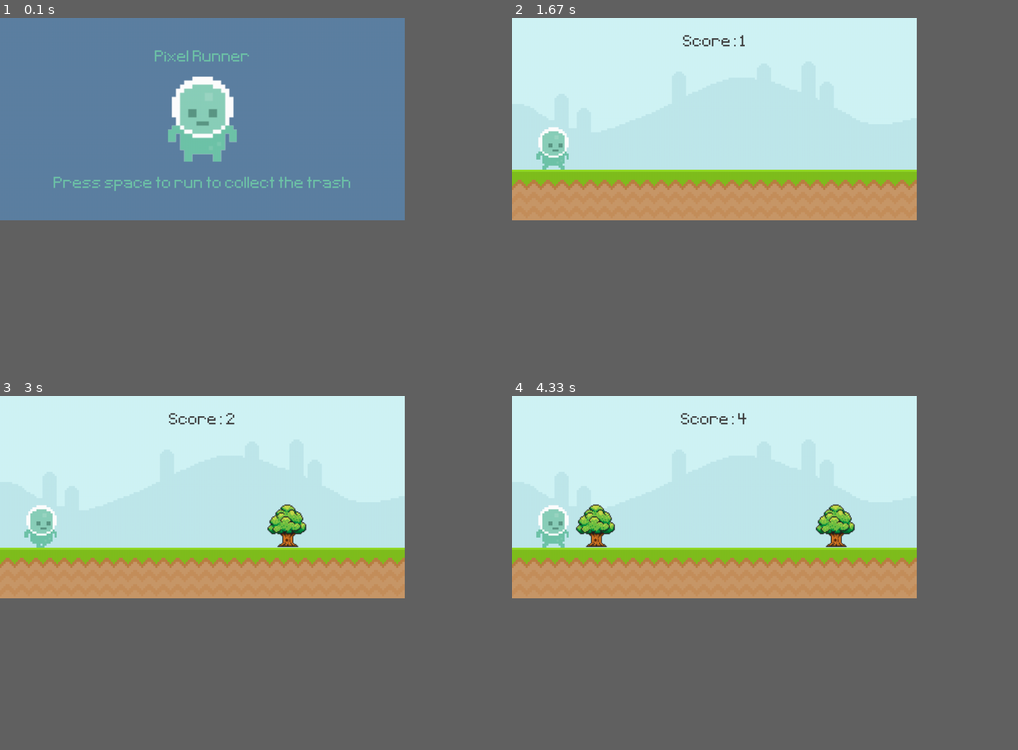
Above: before the commit, frames 1-4 (two rows, left to right).
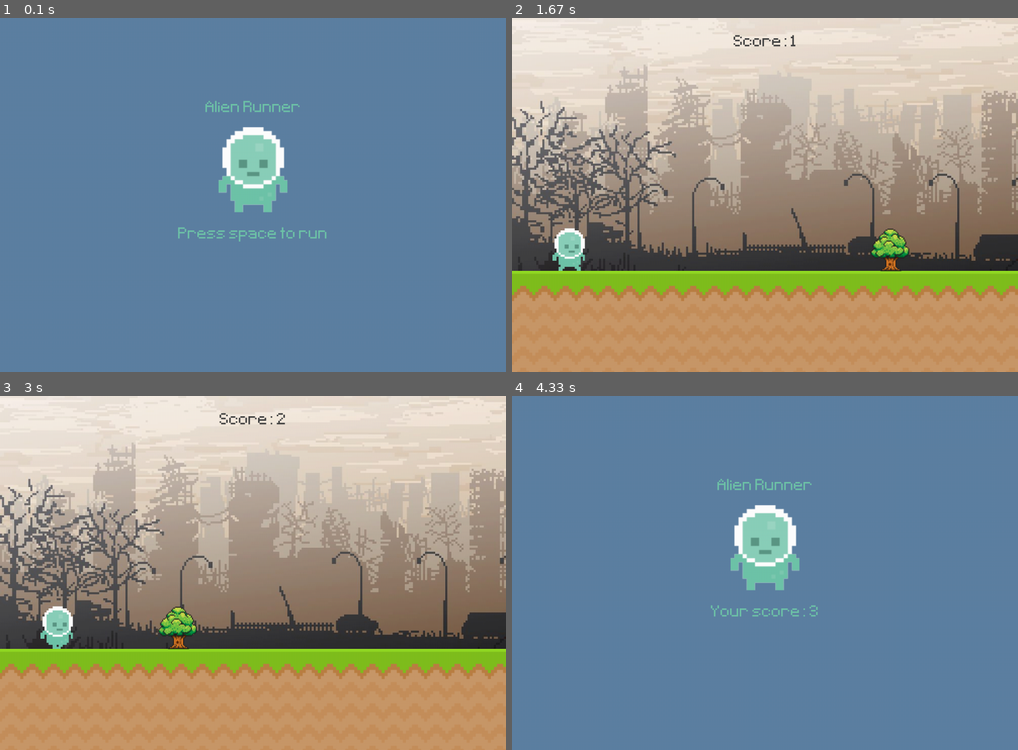
Above: after the commit, the same moments.

Repository: Angelly234/The4Inone-
Game: pygame game, started from runner_class_only.py
The game is run twice, just before and just after one commit, with the same random seed, the same clock (stepped at 60 frames per second) and the same inputs.
Inputs:
- Up to frame 1 (0.1 s): no input
- Up to frame 2 (1.67 s): tap Space at 0.33 s
- Up to frame 3 (3 s): no input
- Up to frame 4 (4.33 s): tap Space at 3.17 s
In our replay, the window is 720x360 before the commit and 900x630 after it. These sizes can differ from the game's own. Grey fills any space a smaller window leaves; there, only what the larger window draws over its background counts as a difference.

The runs differ from the first frame. In frame 1, 5.8% of the frame differs, in the area x 10-70%, y 9-64%; in frame 2, 78%, in the area x 0-100%, y 0-80%; in frame 3, 78%; in frame 4, 46%.

Commit message:
change in runner_class

Diff:
--- a/runner_class_only.py
+++ b/runner_class_only.py
@@ -12,7 +12,10 @@
 		self.player_jump = pygame.image.load('graphics/player/jump.png').convert_alpha()
 
 		self.image = self.player_walk[self.player_index]
-		self.rect = self.image.get_rect(midbottom = (80,300))
+		self.rect = self.image.get_rect(topleft = (80,500)) #80,300
+		self.is_jumping = False
+
+
 		self.gravity = 0
 
 		self.jump_sound = pygame.mixer.Sound('audio/jump.mp3')
@@ -20,18 +23,19 @@
 
 	def player_input(self):
 		keys = pygame.key.get_pressed()
-		if keys[pygame.K_SPACE] and self.rect.bottom >= 300:
-			self.gravity = -20
+		if keys[pygame.K_SPACE] and self.rect.bottom >= 500 :
+			self.gravity = -20 #-20
 			self.jump_sound.play()
+			self.is_jumping = True
 
 	def apply_gravity(self):
 		self.gravity += 1
 		self.rect.y += self.gravity
-		if self.rect.bottom >= 300:
-			self.rect.bottom = 300
-
+		if self.rect.bottom >= 500:
+			self.rect.bottom = 500
+			self.is_jumping = False
 	def animation_state(self):
-		if self.rect.bottom < 300:
+		if self.rect.bottom < 500:
 			self.image = self.player_jump
 		else:
 			self.player_index += 0.1
@@ -50,19 +54,19 @@
 		if type == 'trash_can':
 			trash_can= pygame.image.load('graphics/trash/can-trash.png').convert_alpha()
 			self.frames = [trash_can]
-			y_pos = 210
+			y_pos = 340
 		elif type == 'trash_paper':
 			trash_paper = pygame.image.load('graphics/trash/paper-trash.png').convert_alpha()
 			self.frames = [trash_paper]
-			y_pos = 210
+			y_pos = 340
 		else:
 			tree = pygame.image.load('graphics/big-tree.png').convert_alpha()
 			self.frames=[tree]
-			y_pos  = 300
+			y_pos  = 415
 
 		self.animation_index = 0
 		self.image = self.frames[self.animation_index]
-		self.rect = self.image.get_rect(midbottom = (randint(900,1100),y_pos))
+		self.rect = self.image.get_rect(topleft = (randint(700,800),y_pos)) #900,1000
 
 	def animation_state(self):
 		self.animation_index += 0.1
@@ -81,7 +85,7 @@
 def display_score():
 	current_time = int(pygame.time.get_ticks() / 1000) - start_time
 	score_surf = test_font.render(f'Score: {current_time}',False,(64,64,64))
-	score_rect = score_surf.get_rect(center = (400,50))
+	score_rect = score_surf.get_rect(center = (500,50)) #400,50
 	screen.blit(score_surf,score_rect)
 	return current_time
 
@@ -93,7 +97,7 @@
 
 
 pygame.init()
-screen = pygame.display.set_mode((800,400))
+screen = pygame.display.set_mode((1000,700)) #800,400  khos knea 200 , 300
 pygame.display.set_caption('Runner')
 clock = pygame.time.Clock()
 test_font = pygame.font.Font('font/Pixeltype.ttf', 50)
@@ -110,19 +114,19 @@
 
 obstacle_group = pygame.sprite.Group()
 
-sky_surface = pygame.image.load('graphics/Sky.png').convert()
-ground_surface = pygame.image.load('graphics/ground.png').convert()
+sky_surface = pygame.image.load('graphics/Sky1.png').convert()
+ground_surface = pygame.image.load('graphics/ground1.png').convert()
 
 # Intro screen
 player_stand = pygame.image.load('graphics/player/player_stand.png').convert_alpha()
 player_stand = pygame.transform.rotozoom(player_stand,0,2)
-player_stand_rect = player_stand.get_rect(center = (400,200))
+player_stand_rect = player_stand.get_rect(center = (500,300)) #400,200
 
-game_name = test_font.render('Pixel Runner',False,(111,196,169))
-game_name_rect = game_name.get_rect(center = (400,80))
+game_name = test_font.render('Alien Runner',False,(111,196,169))
+game_name_rect = game_name.get_rect(center = (500,180)) #400,80
 
-game_message = test_font.render('Press space to run to collect the trash',False,(111,196,169))
-game_message_rect = game_message.get_rect(center = (400,330))
+game_message = test_font.render('Press space to run',False,(111,196,169))
+game_message_rect = game_message.get_rect(center = (500,430)) #400,330
 
 # Timer
 obstacle_timer = pygame.USEREVENT + 1
@@ -146,7 +150,7 @@
 
 	if game_active:
 		screen.blit(sky_surface,(0,0))
-		screen.blit(ground_surface,(0,300))
+		screen.blit(ground_surface,(0,500)) #0 ,300 so khos knea 200
 		score = display_score()
 
 		player.draw(screen)
@@ -162,7 +166,7 @@
 		screen.blit(player_stand,player_stand_rect)
 
 		score_message = test_font.render(f'Your score: {score}',False,(111,196,169))
-		score_message_rect = score_message.get_rect(center = (400,330))
+		score_message_rect = score_message.get_rect(center = (500,430)) #400,330
 		screen.blit(game_name,game_name_rect)
 
 		if score == 0: screen.blit(game_message,game_message_rect)
Binary file added: graphics/Sky1.png
Binary file added: graphics/ground1.png
